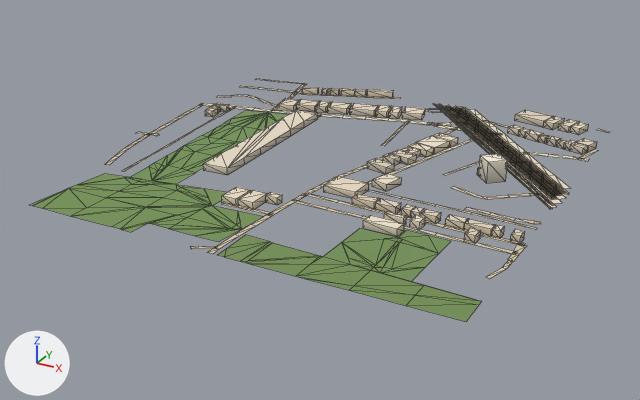
Before and after pictures for a commit that changed the glTF model public/assets/bengaluru-region-v1/tiles/t12_-24-l0.glb.
Camera for both pictures: a camera (50 mm lens) standing at (6683.0, -12564.0, 358.0) and looking at (6248.0, -11772.0, -38.0). Arrows for +X, +Y and +Z are at lower left; the lights stay in place. The first picture is the older version. Mesh edges are drawn as thin lines. Vertices at exactly the same position are counted once.

In view in the first picture: 'building', 'ground'.
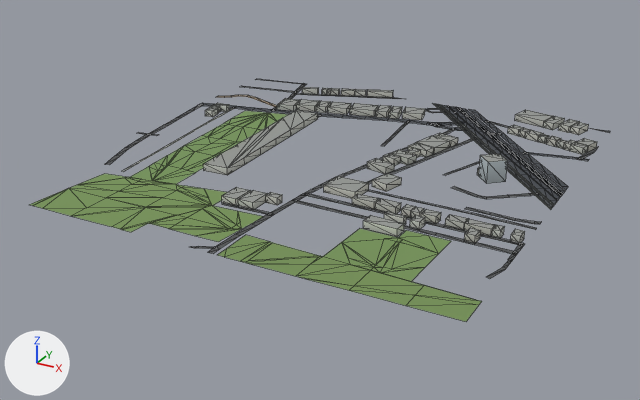
Changed parts and their boxes [x1, y1, x2, y2] in the pictures (640 x 400 px; the box of a moved part takes in the faces that stretch with it):
'ground', reshaped
    before: [30, 79, 611, 322]
    after: [30, 79, 610, 322]
part 1 of me_building, recoloured (darker)
    both: [203, 87, 597, 243]
part 2 of me_ground, rebuilt (9% narrower)
    before: [446, 106, 565, 200]
    after: [454, 107, 562, 197]
part 3 of me_ground, rebuilt
    before: [442, 105, 562, 204]
    after: [442, 105, 557, 205]
part 4 of me_ground, rebuilt
    before: [470, 109, 570, 189]
    after: [469, 109, 568, 190]
part 5 of me_ground, rebuilt (8% narrower)
    before: [452, 107, 569, 195]
    after: [457, 107, 565, 196]
part 6 of me_ground, moved or reshaped
    before: [190, 79, 598, 269]
    after: [189, 79, 598, 278]
part 7 of me_ground, recoloured
    both: [106, 84, 593, 276]

Edits to the bpy script that builds the scene:
```text
Change me_building:
    used by ob_building; location = (6000.0, -12000.0, 0.0)
    remove me_building.from_pydata(...)  # 498 vertices, 626 faces; spans x 29.0..498.0, y 96.0..512.0, z 0.0..24.0
    add me_building.from_pydata(...)  # 498 vertices, 754 faces; spans x 29.0..498.0, y 96.0..512.0, z 0.0..24.0
    me_building part 1: 626 kept faces spanning x 29.0..498.0, y 96.0..512.0, z 0.0..24.0 get new vertex colours
    edits to the shape of me_building do not show in these pictures
Change me_ground:
    used by ob_ground; location = (6000.0, -12000.0, 0.0)
    remove me_ground.from_pydata(...)  # 749 vertices, 724 faces; spans x -1.0..506.0, y -1.0..505.0, z 1.0
    add me_ground.from_pydata(...)  # 766 vertices, 741 faces; spans x 0.0..500.0, y 0.0..500.0, z 1.0
    me_ground part 2: the loose piece of 26 vertices spanning x 287.0..506.0, y 260.0..505.0, z 1.0 is rebuilt with 20 vertices and now spans x 298.0..500.0, y 270.0..500.0, z 1.0
    me_ground part 3: the loose piece of 24 vertices spanning x 278.0..505.0, y 249.0..505.0, z 1.0 is rebuilt with 26 vertices and now spans x 277.0..500.0, y 245.0..500.0, z 1.0
    me_ground part 4: the loose piece of 20 vertices spanning x 320.0..503.0, y 294.0..503.0, z 1.0 is rebuilt with 22 vertices and now spans x 318.0..500.0, y 292.0..500.0, z 1.0
    me_ground part 5: the loose piece of 20 vertices spanning x 297.0..506.0, y 270.0..505.0, z 1.0 is rebuilt with 22 vertices and now spans x 301.0..500.0, y 273.0..500.0, z 1.0
    me_ground part 6: 53 vertices moved from x -1.0..503.0, y 107.0..501.0, z 1.0 to x 0.0..500.0, y 107.0..500.0, z 1.0; 79 vertices removed from x -1.0..505.0, y 145.0..505.0, z 1.0; 94 vertices added at x 0.0..500.0, y 96.0..500.0, z 1.0
    me_ground part 7: 307 kept faces spanning x 0.0..500.0, y 0.0..500.0, z 1.0 get new vertex colours; the middle colour goes from beige #d7c9ae to dark grey #535556
    other edits to the shape of me_ground do not show in these pictures
```
